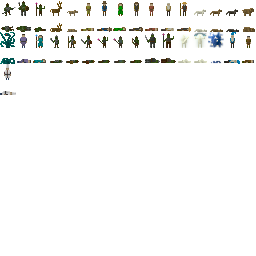
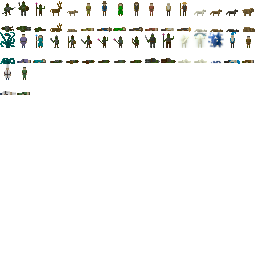
Layered file, before and after one edit (256 x 256). Changes by layer:
painted on "Background" over bbox(17, 67, 30, 95)
